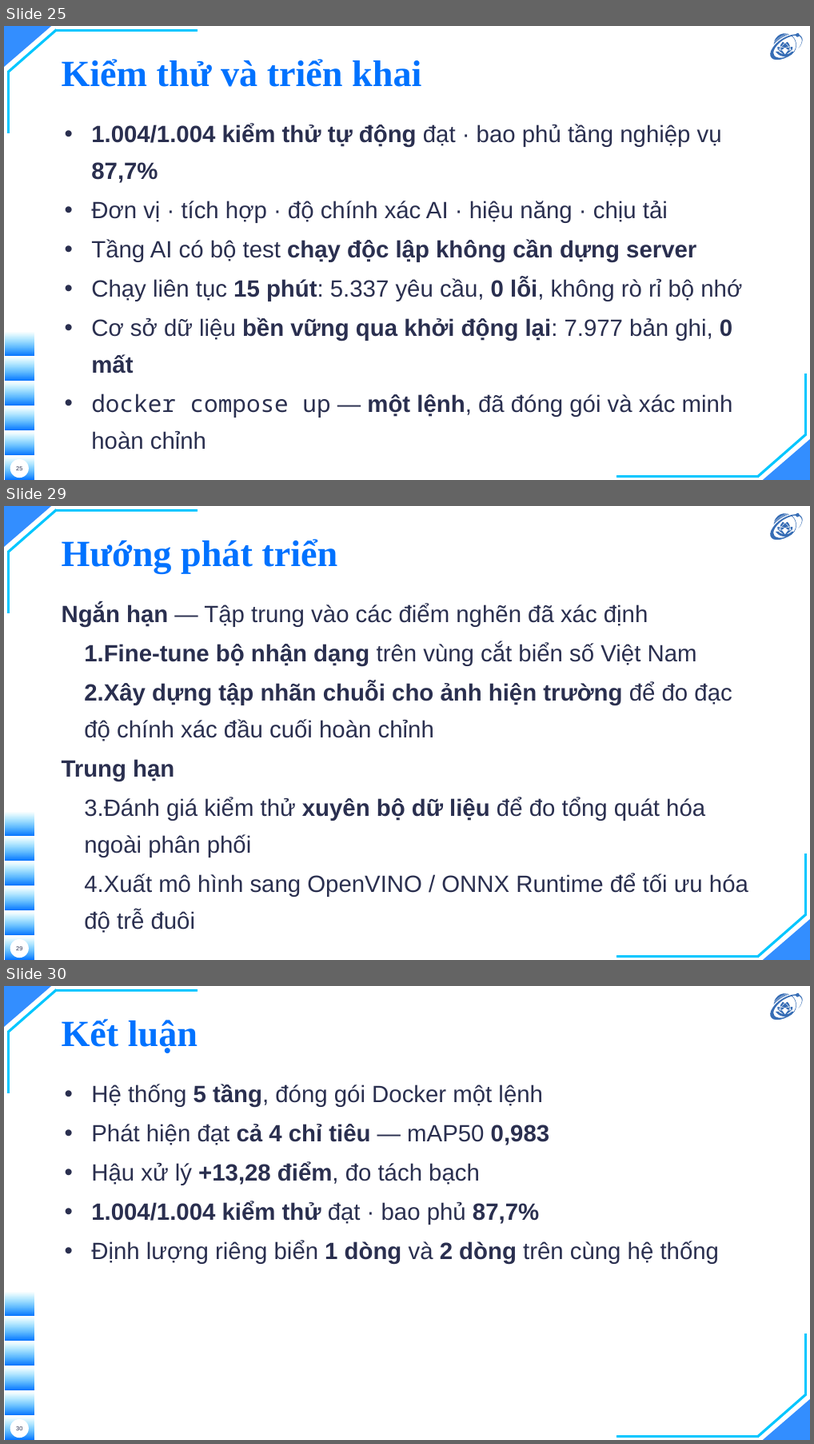
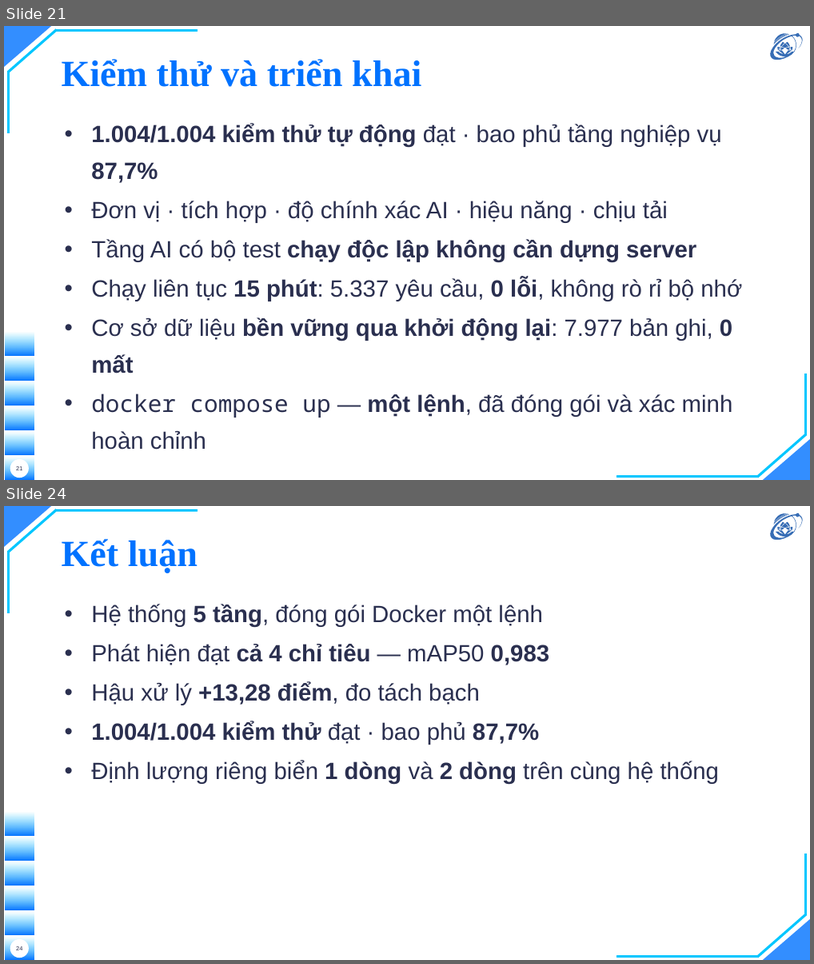
Before and after one commit to hieunguyen2604/alpr-do-an-mon-hoc, a slide deck: docs/slides/slides.pptx. Shown one above the other, each under a label of ours: slides 25, 29 and 30 before the commit, slides 21 and 24 after it; the slides between them are not shown. The pictures are 814x1444 and 814x964 pixels, drawn with LibreOffice and Linux fonts; fonts in the diff are those of the drawing; background and template pictures are left out. Boxes give left, top, right and bottom in pixels: in the first picture for what was removed or moved away, otherwise in the second. Text is boxed around its words. In the diff, an @@ line names an element or a change of style, - is before the commit and + after.

```diff
--- a/docs/slides/slides.pptx
+++ b/docs/slides/slides.pptx
@@ slide 29 removed at [4, 506, 810, 960], background picture (left out); not listed: 16 template elements that a slide beside it also shows @@
@@ title removed at [62, 539, 338, 573] @@
-Hướng phát triển
@@ text removed at [62, 604, 749, 929] @@
-Ngắn hạn — Tập trung vào các điểm nghẽn đã xác định
-1. Fine-tune bộ nhận dạng trên vùng cắt biển số Việt Nam
-2. Xây dựng tập nhãn chuỗi cho ảnh hiện trường để đo đạc độ chính xác đầu cuối hoàn chỉnh
-Trung hạn
-3. Đánh giá kiểm thử xuyên bộ dữ liệu để đo tổng quát hóa ngoài phân phối
-4. Xuất mô hình sang OpenVINO / ONNX Runtime để tối ưu hóa độ trễ đuôi
@@ page number removed at [16, 946, 22, 950] @@
-29
@@ what was slide 25 is now slide 21 @@
@@ what was slide 30 is now slide 24 @@
@@ page number at [16, 946, 22, 950]: text changed @@
-30
+24
```
Also in this commit, not shown: 3 slides changed, 1 slide added, 6 other slides removed, 10 other files.
